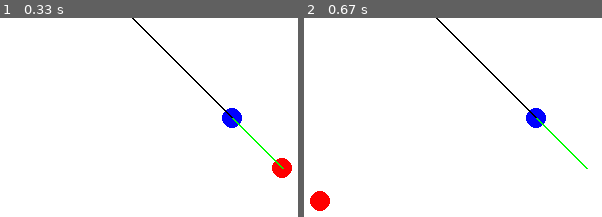
Above: before the commit, frames 1-2 (left to right).
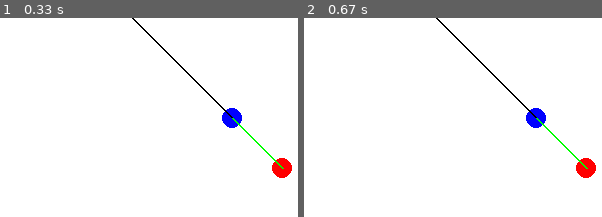
Above: after the commit, the same moments.

Repository: JayTheDervish/Double-Pendulum
Game: pygame game, started from pygamephy500.py
Two runs of this game, one before a commit and one after it. Both use one fixed random seed, a clock stepped at 60 frames per second and the inputs below.
Inputs (mouse positions are in pixels of both pictures, inside the frame that each line leads up to):
- Up to frame 1 (0.33 s): no input
- Up to frame 2 (0.67 s): press the mouse at (outside the picture) at 0.37 s; move the mouse to (378, 211) at 0.47 s; release the mouse at (318, 201) at 0.6 s

Frame 1 is identical in both runs. In frame 2, 1.0% of the frame differs, in the area x 2-98%, y 70-97%.

Commit message:
Need to better constrain the tube lengths. break time

Diff:
--- a/pygamephy500.py
+++ b/pygamephy500.py
@@ -99,7 +99,8 @@
 
             if mouseState[0]:
                 cursorPos = pygame.mouse.get_pos()
-                circle.update(cursorPos[0], cursorPos[1])
+                if (cursorPos[0] - tube2.startpos[0])**2 + (cursorPos[1] - tube2.startpos[1])**2 == tube2.lengthSquared:
+                    circle.update(cursorPos[0], cursorPos[1])
 
         #circle2.update(0, 1)
         tube1.update(240 , 0, circle2.x, circle2.y)
